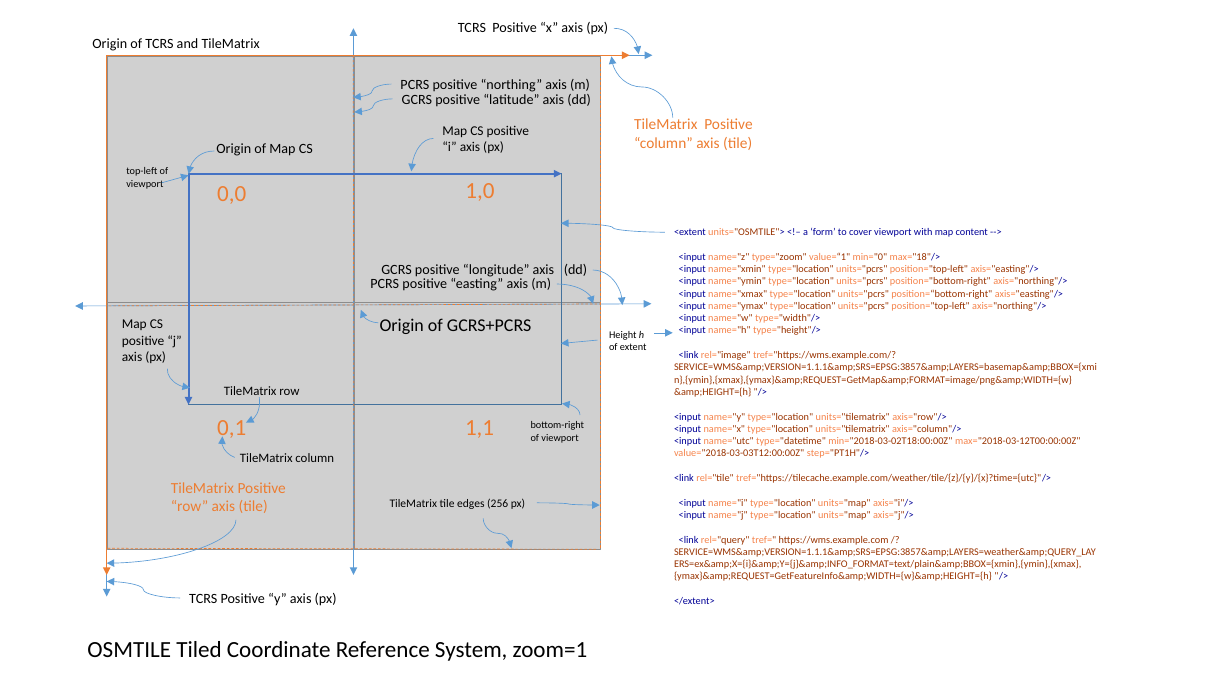
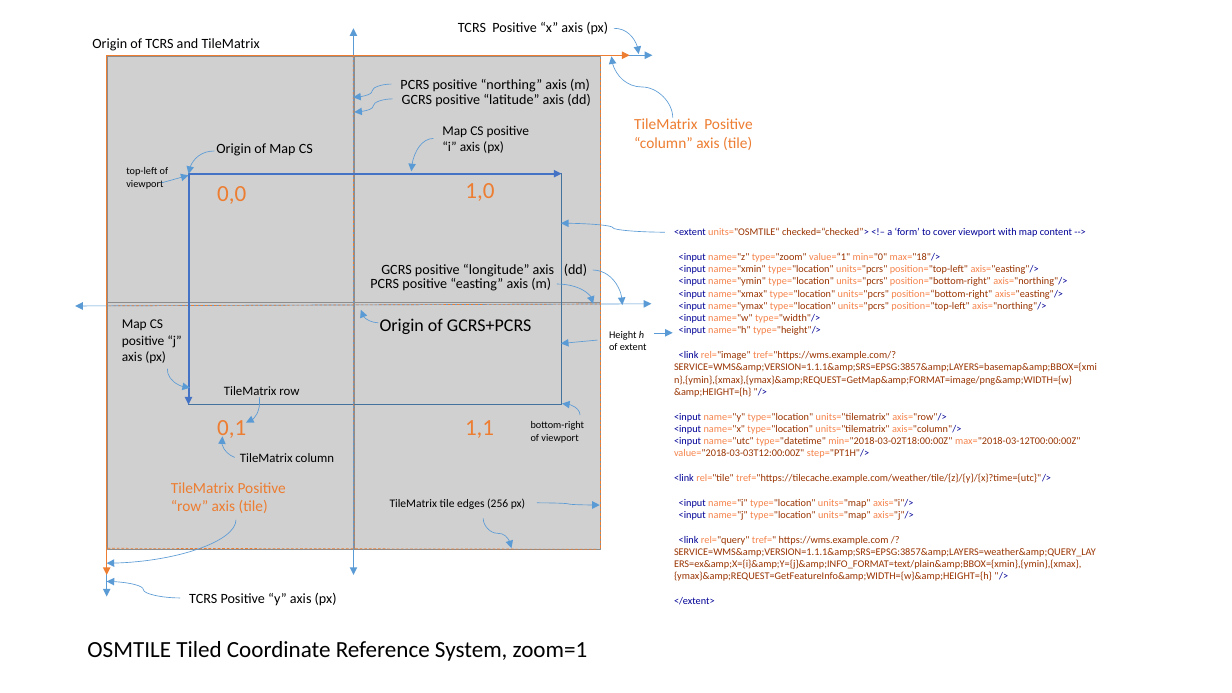
Before and after one commit to Maps4HTML/MapML-Specification, a slide deck: slide 5 of resources/tcrs.pptx. Drawn at 1232x693 pixels with LibreOffice and Linux fonts; fonts in the diff are those of the drawing; grey boxes stand for pictures. Boxes give left, top, right and bottom in pixels: in the first picture for what was removed or moved away, otherwise in the second. Text is boxed around its words. In the diff, an @@ line names an element or a change of style, - is before the commit and + after.

```diff
--- a/resources/tcrs.pptx
+++ b/resources/tcrs.pptx
@@ text at [674,227,1072,237]: text changed @@
-<extent units="OSMTILE"> <!– a ‘form’ to cover viewport with map content -->
+<extent units="OSMTILE“ checked=“checked”> <!– a ‘form’ to cover viewport with map content -->
```
Also in this commit, not shown: 6 other files.
